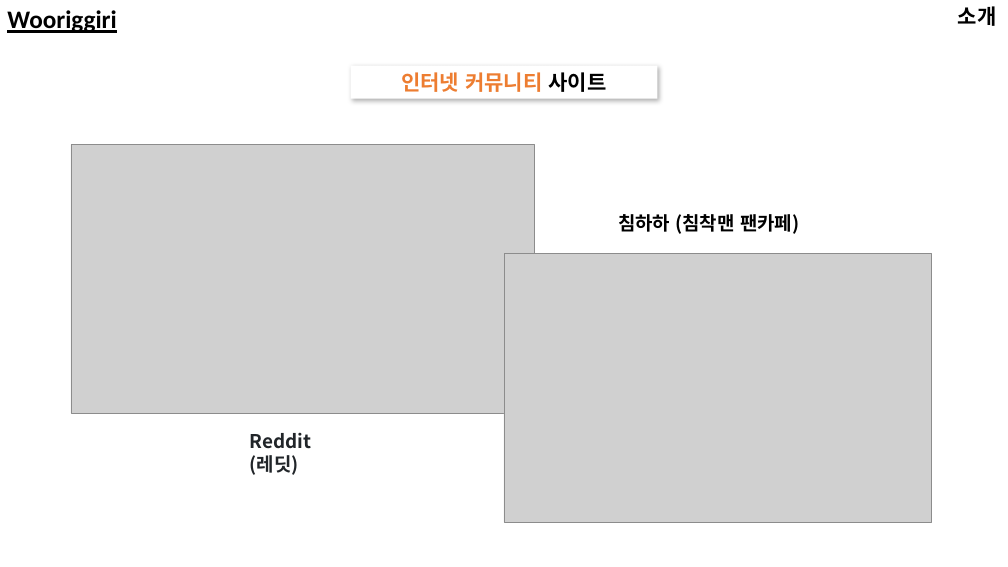
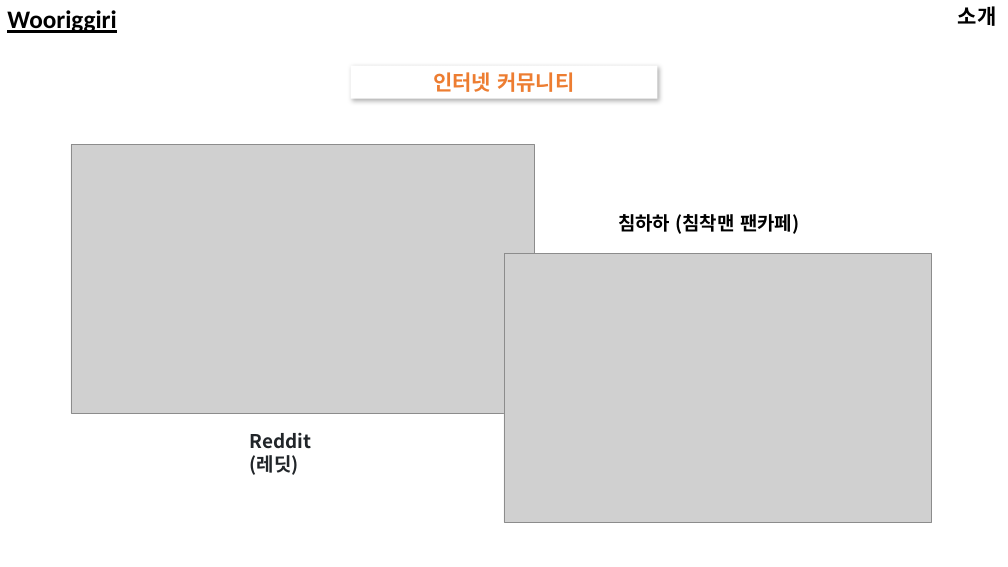
Before and after one commit to heegg02/wooriggiri, a slide deck: slide 4 of chatbot/wooriggiri_chatbot_중간발표_0522.pptx. Drawn at 1008x567 pixels with LibreOffice and Linux fonts; fonts in the diff are those of the drawing; grey boxes stand for pictures; background and template pictures are left out. Boxes give left, top, right and bottom in pixels: in the first picture for what was removed or moved away, otherwise in the second. Text is boxed around its words. In the diff, an @@ line names an element or a change of style, - is before the commit and + after.

```diff
--- a/chatbot/wooriggiri_chatbot_중간발표_0522.pptx
+++ b/chatbot/wooriggiri_chatbot_중간발표_0522.pptx
@@ text in rectangle at box(433, 72, 574, 92): text changed @@
-인터넷 커뮤니티 사이트
+인터넷 커뮤니티
```
Also in this commit, not shown: 1 other slide changed, 15 other files.
